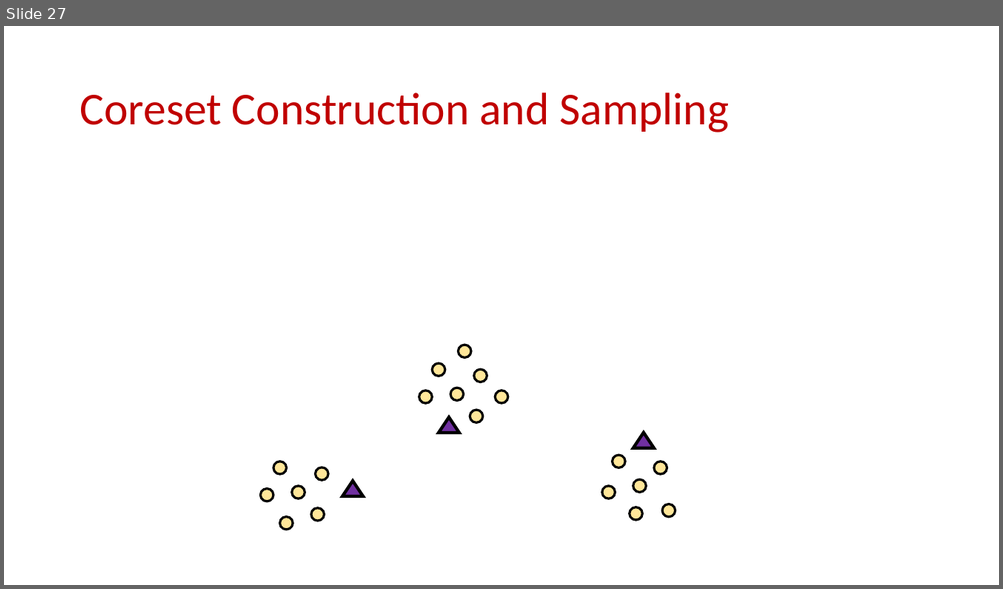
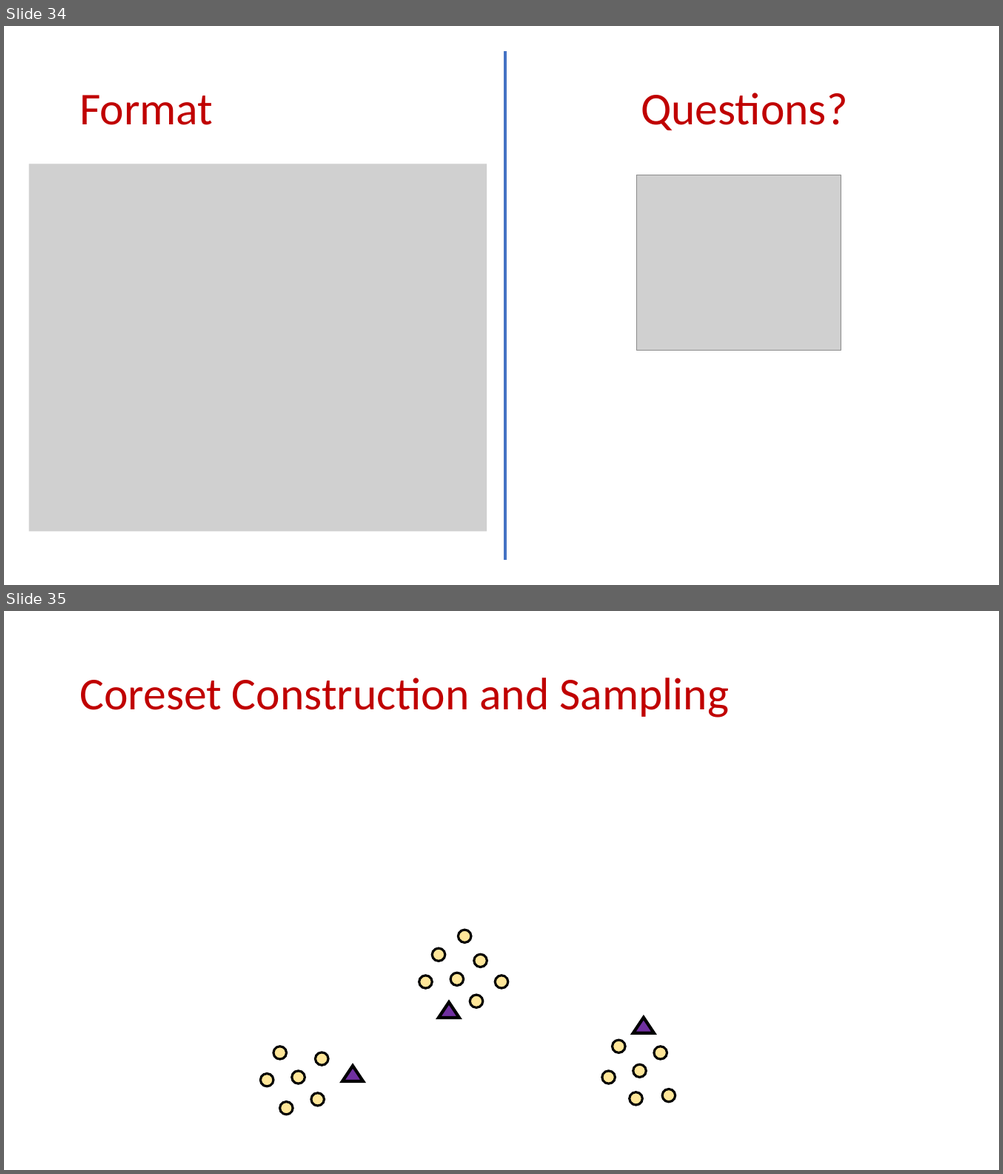
Before and after one commit to samsonzhou/samsonzhou.github.io, a slide deck: other-talks/FOCS 2023.pptx. Shown one above the other, each under a label of ours: slide 27 before the commit, slides 34 and 35 after it. The pictures are 1003x589 and 1003x1174 pixels, drawn with LibreOffice and Linux fonts; fonts in the diff are those of the drawing; grey boxes stand for pictures. Boxes give left, top, right and bottom in pixels: in the first picture for what was removed or moved away, otherwise in the second. Text is boxed around its words. In the diff, an @@ line names an element or a change of style, - is before the commit and + after.

```diff
--- a/other-talks/FOCS 2023.pptx
+++ b/other-talks/FOCS 2023.pptx
@@ slide 34 added at <box>4,26,999,585</box>, background #FFFFFF @@
@@ line added from (505, 51) to (505, 560), #4472C4 3 pt @@
@@ text added at <box>79,95,213,125</box>, 44 pt, text #C00000 @@
+Format
@@ title added at <box>640,93,847,130</box>, 44 pt, text #C00000 @@
+Questions?
@@ picture added at <box>28,164,486,532</box> @@
@@ picture added at <box>637,175,841,351</box> @@
@@ what was slide 27 is now slide 35 @@
```
Also in this commit, not shown: 8 slides changed, 35 other slides added, 1 slide removed, 1 other file.
